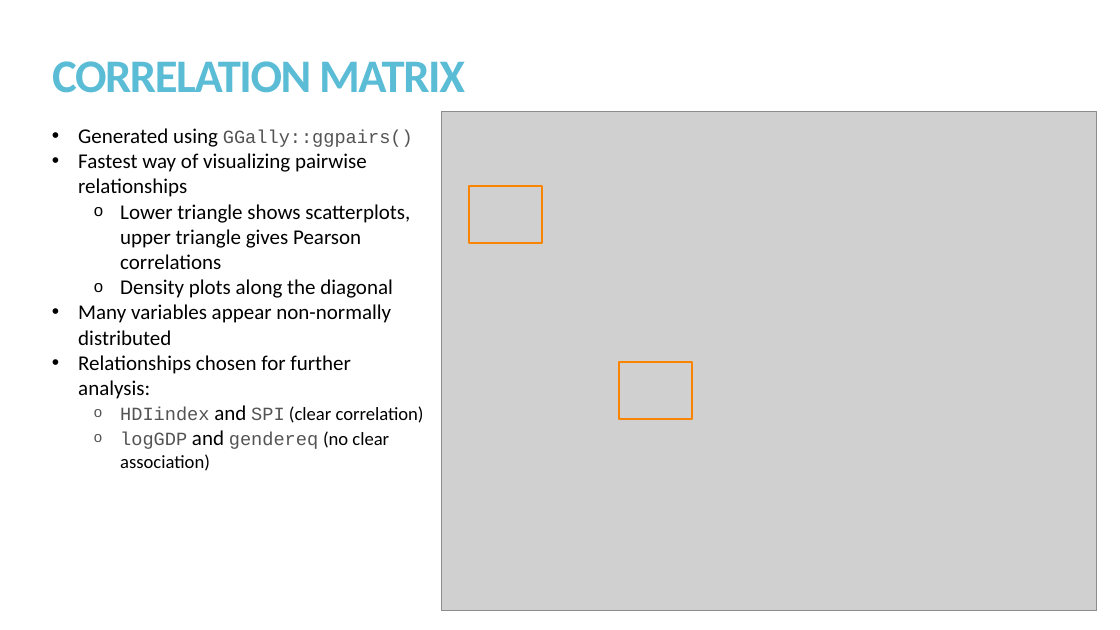
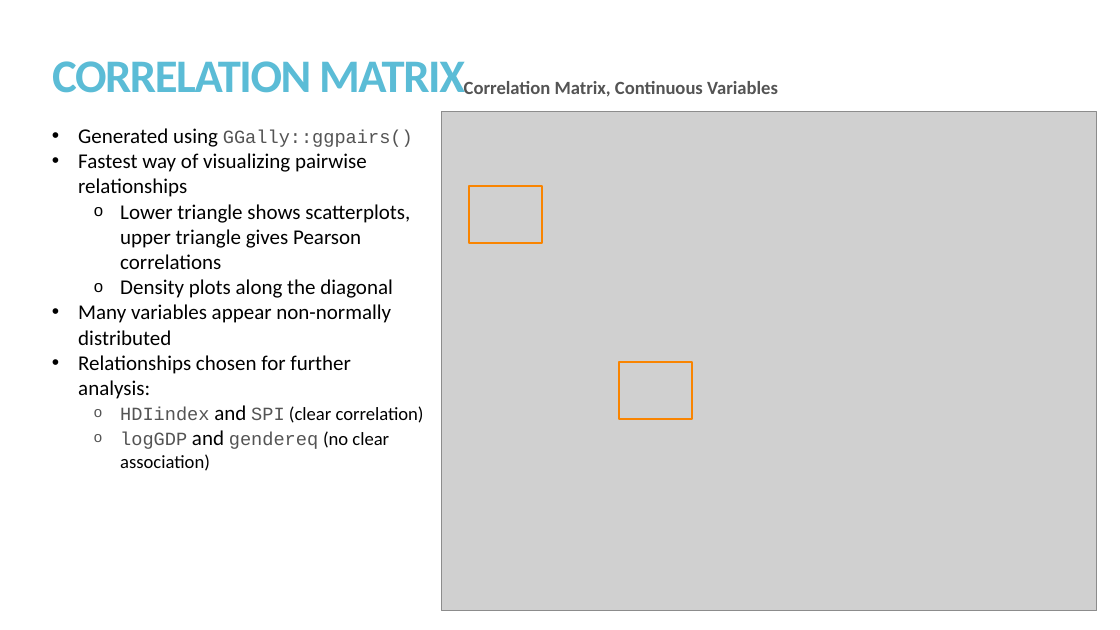
Before and after one commit to kmprioliPROF/MAT_8452_Final_Project, a slide deck: slide 9 of Prioli_Final_Proj.pptx (slide 7 before the commit). Drawn at 1120x630 pixels with LibreOffice and Linux fonts; fonts in the diff are those of the drawing; grey boxes stand for pictures. Boxes give left, top, right and bottom in pixels: in the first picture for what was removed or moved away, otherwise in the second. Text is boxed around its words. In the diff, an @@ line names an element or a change of style, - is before the commit and + after.

```diff
--- a/Prioli_Final_Proj.pptx
+++ b/Prioli_Final_Proj.pptx
@@ text added at <box>464,81,778,97</box>, 16 pt, text #545454, bold @@
+Correlation Matrix, Continuous Variables
```
Also in this commit, not shown: 2 other slides changed, 3 slides added, 1 slide removed.
